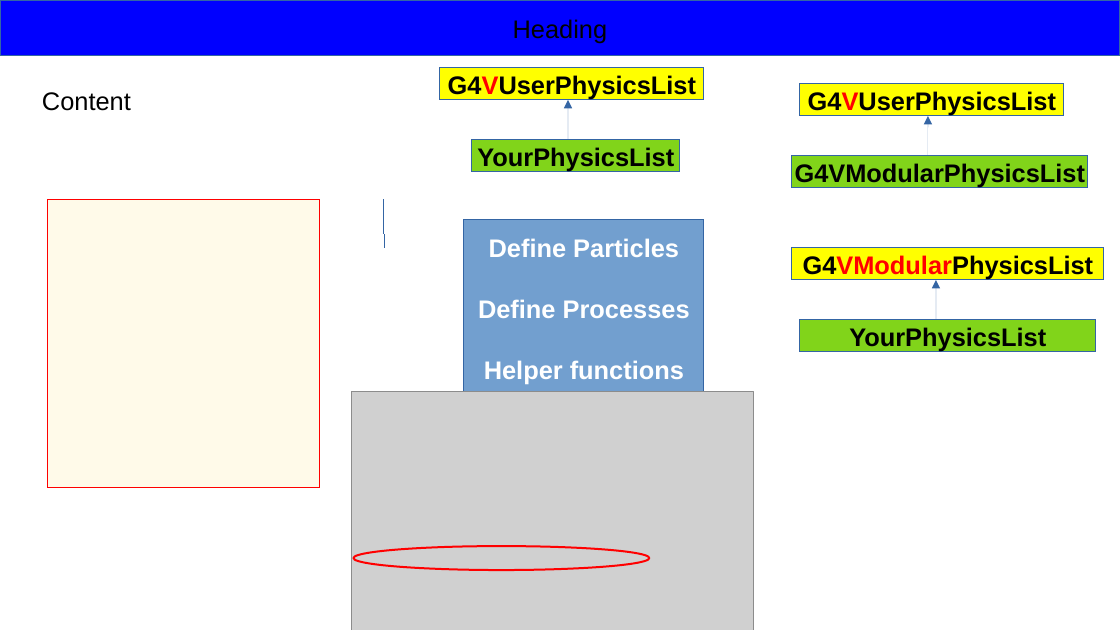
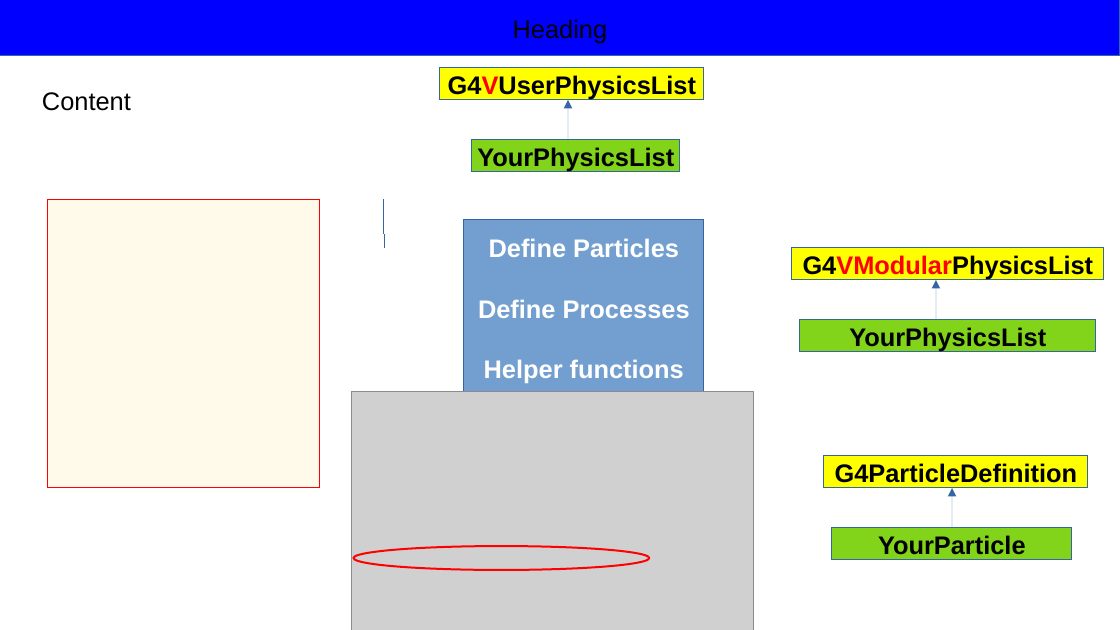
Before and after one commit to rsehgal/G4Simulations, a slide deck: slide 31 of Presentations/PhysicsList.pptx (slide 20 before the commit). Drawn at 1120x630 pixels with LibreOffice and Linux fonts; fonts in the diff are those of the drawing; grey boxes stand for pictures. Boxes give left, top, right and bottom in pixels: in the first picture for what was removed or moved away, otherwise in the second. Text is boxed around its words. In the diff, an @@ line names an element or a change of style, - is before the commit and + after.

Commit message:
Modified the PhysicsList PPTs

```diff
--- a/Presentations/PhysicsList.pptx
+++ b/Presentations/PhysicsList.pptx
@@ rectangle removed at [800, 84, 1064, 116] @@
-G4VUserPhysicsList
@@ rectangle removed at [793, 157, 1088, 188] @@
-G4VModularPhysicsList
@@ rectangle added at [824, 456, 1088, 488], fill #FFFF00, outline #3465A4 0.75 pt, 18 pt, text #000000, bold @@
+G4ParticleDefinition
@@ arrow moved from (928, 157) - (928, 116) to (952, 528) - (952, 488) @@
@@ rectangle added at [832, 528, 1072, 560], fill #81D41A, outline #3465A4 0.75 pt, 18 pt, text #000000, bold @@
+YourParticle
```
Also in this commit, not shown: 14 other slides changed, 16 slides added, 2 slides removed, 2 other files.
